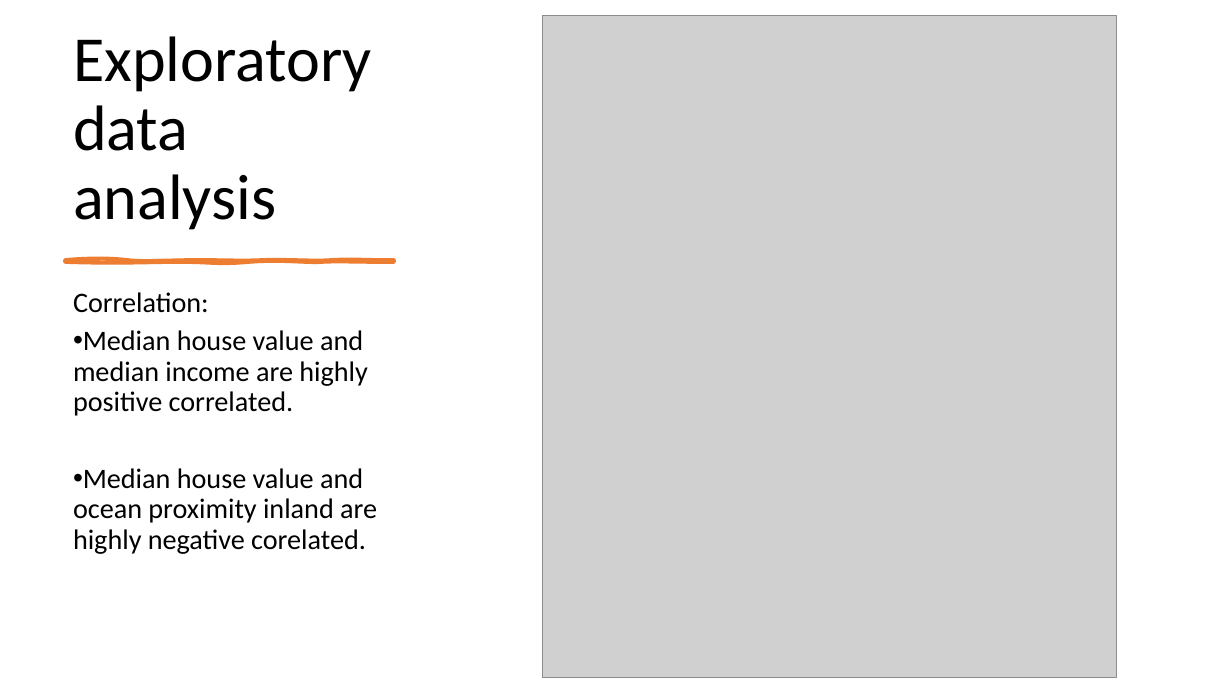
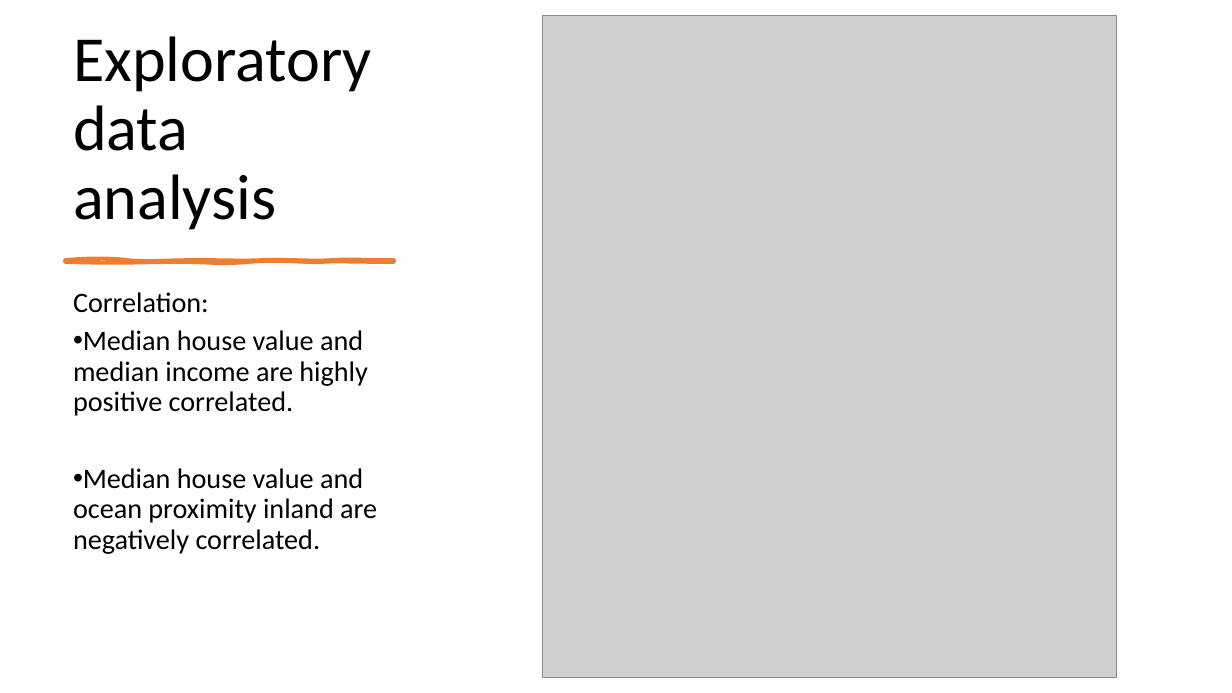
Before and after one commit to Jainlo/cali-housing-prices, a slide deck: slide 5 of California Housing Prices.pptx. Drawn at 1232x693 pixels with LibreOffice and Linux fonts; fonts in the diff are those of the drawing; grey boxes stand for pictures. Boxes give left, top, right and bottom in pixels: in the first picture for what was removed or moved away, otherwise in the second. Text is boxed around its words. In the diff, an @@ line names an element or a change of style, - is before the commit and + after.

```diff
--- a/California Housing Prices.pptx
+++ b/California Housing Prices.pptx
@@ text at bbox=[73, 468, 377, 554]: text changed @@
-• Median house value and ocean proximity inland are highly negative corelated.
+• Median house value and ocean proximity inland are negatively correlated.
```
Also in this commit, not shown: 2 other slides changed, 4 other files.
